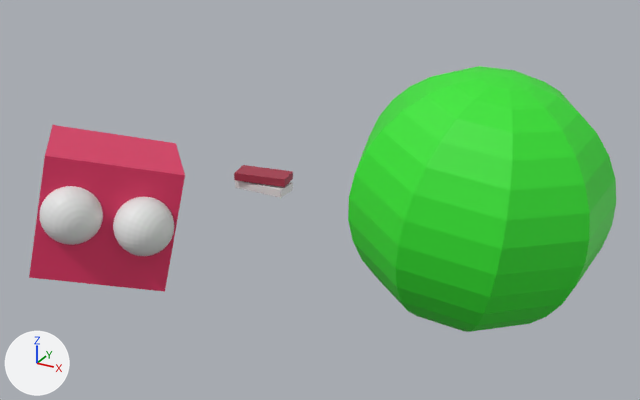
A saved change to the glTF model models/monkey.glb.
Rendered twice from a 50 mm camera at (46.4, -56.6, 28.2) aimed at (19.7, -8.1, 4.0). The axes (+X, +Y, +Z) are drawn at lower left. The lights are the same throughout. Where no turn or scale is listed for an object, it has been applied to the vertices.
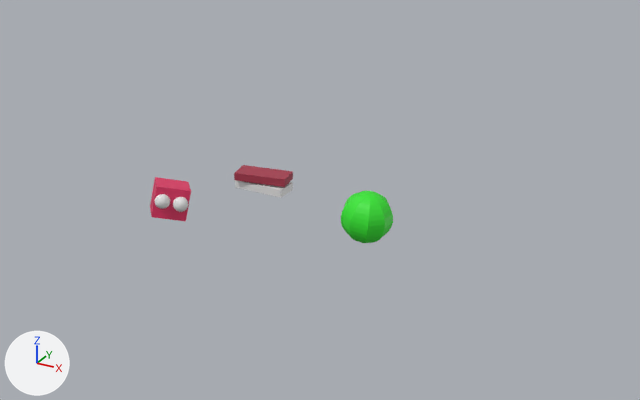
Boxes (x1, y1, x2, y2) around the edits, measured in the pictures (640 x 400 px):
'Sphere.002', moved, rescaled (80% narrower, 80% shorter): before (348, 66, 616, 332); after (341, 191, 393, 243)
'Cube', moved, rescaled (73% narrower, 73% shorter): before (29, 125, 185, 292); after (150, 177, 191, 221)
'Sphere.001', moved, rescaled (75% narrower, 73% shorter): before (39, 186, 103, 245); after (155, 194, 170, 209)
'Sphere', moved, rescaled (74% narrower, 73% shorter): before (113, 197, 174, 256); after (173, 197, 188, 212)

What changed in the scene script:
```text
Change ob_cube:
    ob_cube.location: (1.79, -9.69, 0.3) -> (5.92, -7.13, 0.77)
    ob_cube.scale: (-4.59, -4.89, -4.7) -> (-1.23, -1.31, -1.26)
Change ob_sphere:
    ob_sphere.location: (7.12, -11.78, 0.66) -> (7.35, -7.69, 0.87)
    ob_sphere.scale: (2.17, 2.17, 2.17) -> (0.581, 0.581, 0.581)
Change ob_sphere_001:
    ob_sphere_001.location: (2.72, -14.33, 1.74) -> (6.17, -8.37, 1.16)
    ob_sphere_001.scale: (2.26, 2.26, 2.26) -> (0.604, 0.604, 0.604)
Change ob_sphere_002:
    ob_sphere_002.location: (33.38, -16.31, 10.04) -> (29.52, -21.34, 10.24)
    ob_sphere_002.scale: (-1.07, -1.07, -1.07) -> (-0.203, -0.203, -0.203)
```
